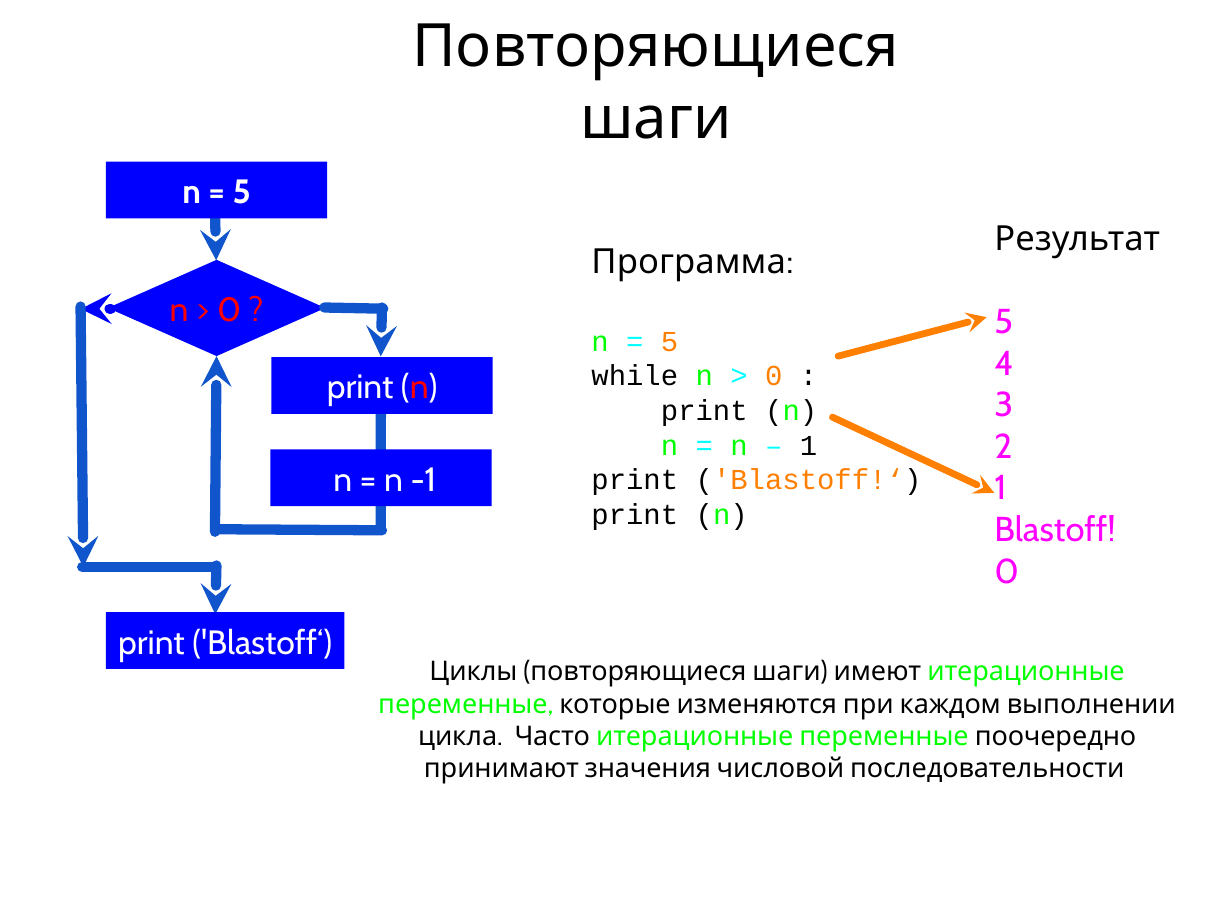
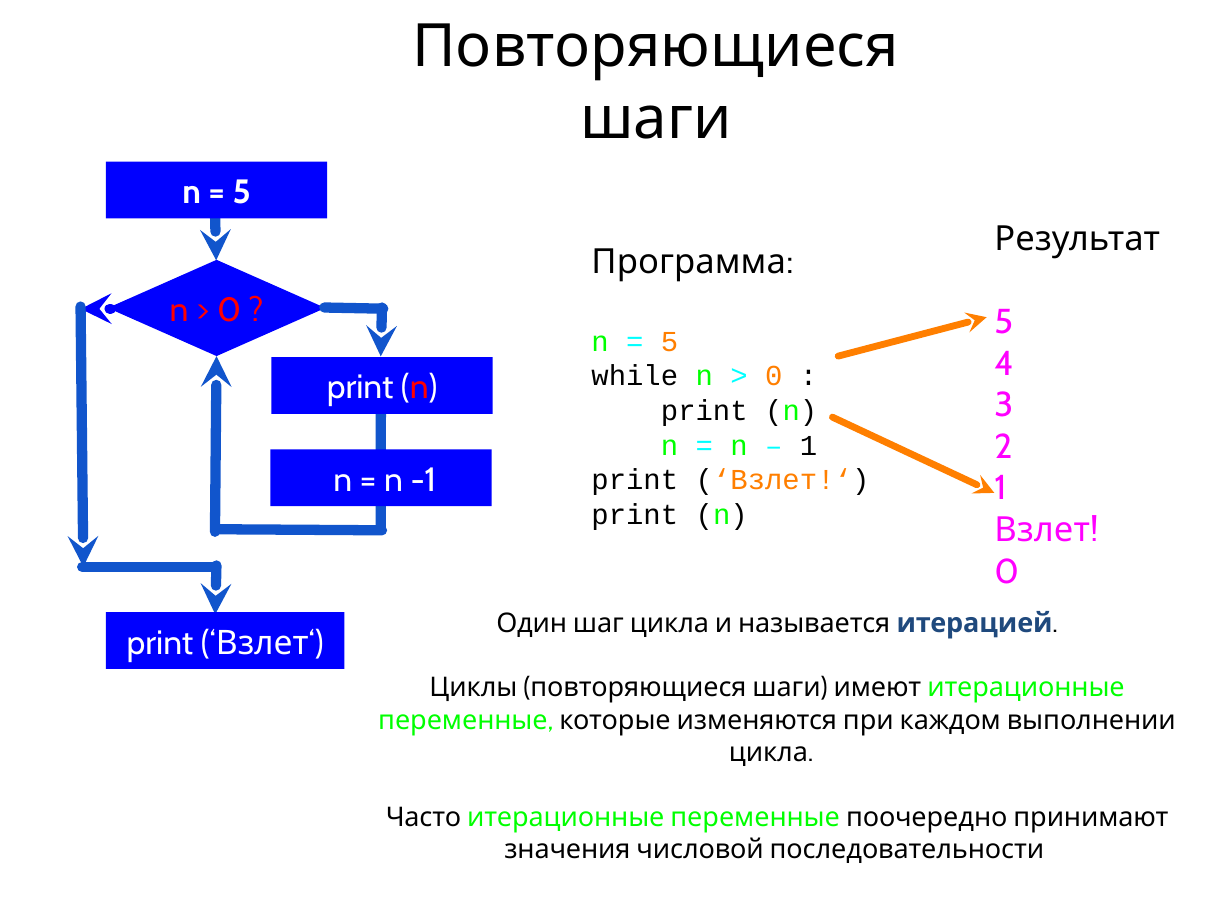
Before and after one commit to maxchv/LearnPython, a slide deck: slide 5 of week02/04.Loops.pptx. Drawn at 1232x924 pixels with LibreOffice and Linux fonts; fonts in the diff are those of the drawing. Boxes give left, top, right and bottom in pixels: in the first picture for what was removed or moved away, otherwise in the second. Text is boxed around its words. In the diff, an @@ line names an element or a change of style, - is before the commit and + after.

Commit message:
Добавлена презентация о циклах и папка unsorted

```diff
--- a/week02/04.Loops.pptx
+++ b/week02/04.Loops.pptx
@@ text at bbox=[591, 469, 870, 495]: text changed @@
-print ('Blastoff!‘)
+print (‘Взлет!‘)
@@ text at bbox=[994, 515, 1098, 542]: text changed @@
-Blastoff!
+Взлет!
@@ text in rectangle at bbox=[127, 628, 324, 662]: text changed @@
-print ('Blastoff‘)
+print (‘Взлет‘)
@@ text at bbox=[378, 611, 1176, 863]: text changed @@
-Циклы (повторяющиеся шаги) имеют итерационные переменные, которые изменяются при каждом выполнении цикла. Часто итерационные переменные поочередно принимают значения числовой последовательности.
+Один шаг цикла и называется итерацией.
+Циклы (повторяющиеся шаги) имеют итерационные переменные, которые изменяются при каждом выполнении цикла.
+Часто итерационные переменные поочередно принимают значения числовой последовательности.
```
Also in this commit, not shown: 11 other slides changed, 8 slides added, 1 slide removed, 8 other files.
